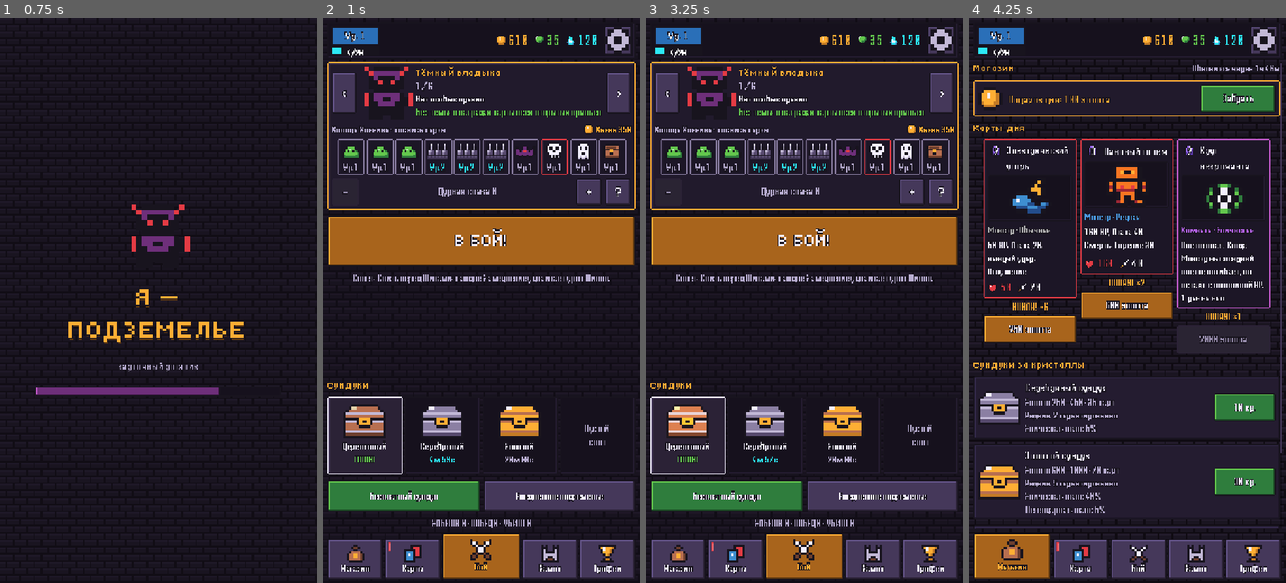
Above: before the commit, frames 1-4 (left to right).
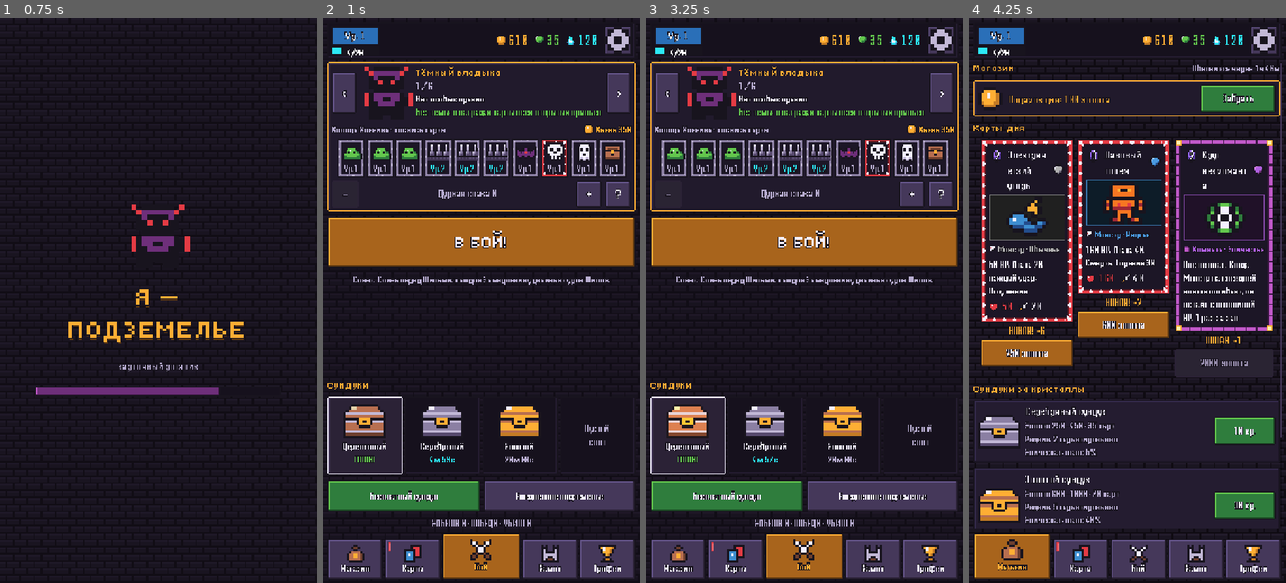
Above: after the commit, the same moments.

Repository: evgengoldwar/NeonPrime
Game: Godot game, scene res://tools/ui_shots.tscn
The game is run twice, just before and just after one commit, with the same random seed, the same clock (stepped at 60 frames per second) and the same inputs. This scene is started directly instead of the project's main scene.
Inputs (mouse positions are in pixels of both pictures, inside the frame that each line leads up to):
- Up to frame 1 (0.75 s): tap Enter at 0.5 s; move the mouse to (228, 272) at 0.52 s; click (228, 272) at 0.67 s
- Up to frame 2 (1 s): no input
- Up to frame 3 (3.25 s): click (940, 40) at 1.27 s; click (943, 63) at 2.02 s; click (943, 91) at 2.77 s
- Up to frame 4 (4.25 s): click "<" at 3.5 s

Frame 1 is identical in both runs. In frame 2, 4.8% of the frame differs, in the area x 1-99%, y 21-48%; in frame 3, 4.8%; in frame 4, 22%, in the area x 1-99%, y 21-91%.

Commit message:
Карты: рамка по типу и камень редкости
- Свой узор рамки для каждого типа: заклёпки (Ловушка), клыки (Монстр), кладка с золотыми углами (Комната), руны со срезанными углами (Заклинание)
- Две версии рамки: крупная для карточек, мелкая для мини-карт и боя
- Камень редкости на каждой карте, фон картинки в цвет редкости
- Значок типа в строке «Тип · Редкость»

Co-Authored-By: Claude Opus 5.5 <noreply@anthropic.com>
Claude-Session: https://claude.ai/code/session_01CBXFTShUYY1UPBHpFGh8b6

Diff:
--- a/scripts/screens/battle.gd
+++ b/scripts/screens/battle.gd
@@ -369,7 +369,7 @@
 	var up: bool = b.card_up(c)
 	var d: Dictionary = b.def_of(c)
 	var h := UI.hbox(10)
-	var art := UI.framed(UI.card_frame(c.id), 4)
+	var art := UI.framed(UI.card_frame(c.id, true), 6)
 	art.size_flags_vertical = Control.SIZE_SHRINK_CENTER
 	art.add_child(UI.card_icon(c.id, 5))
 	h.add_child(art)
--- a/scripts/screens/menu.gd
+++ b/scripts/screens/menu.gd
@@ -330,7 +330,7 @@
 
 ## Значок карты колоды: рамка типа, картинка, уровень.
 func _deck_tile(id: String, lvl: int) -> Control:
-	var t := UI.framed(UI.card_frame(id), 3)
+	var t := UI.framed(UI.card_frame(id, true), 5)
 	t.custom_minimum_size = Vector2(62, 74)
 	var v := UI.vbox(0)
 	t.add_child(v)
--- a/scripts/ui/ui.gd
+++ b/scripts/ui/ui.gd
@@ -85,10 +85,18 @@
 		return style(PANEL, 0, INK, 2, pad)
 	var s := StyleBoxTexture.new()
 	s.texture = t
-	s.texture_margin_left = FRAME_MARGIN
-	s.texture_margin_right = FRAME_MARGIN
-	s.texture_margin_top = FRAME_MARGIN
-	s.texture_margin_bottom = FRAME_MARGIN
+	# Рамки карт: углы 8×8 (×3, мелкие ×2) не растягиваются, узор по краю повторяется.
+	var card := name.begins_with("card_") and name != "card_selected"
+	var mg := FRAME_MARGIN
+	if card:
+		mg = 16 if name.ends_with("_small") else 24
+	if card:
+		s.axis_stretch_horizontal = StyleBoxTexture.AXIS_STRETCH_MODE_TILE_FIT
+		s.axis_stretch_vertical = StyleBoxTexture.AXIS_STRETCH_MODE_TILE_FIT
+	s.texture_margin_left = mg
+	s.texture_margin_right = mg
+	s.texture_margin_top = mg
+	s.texture_margin_bottom = mg
 	s.content_margin_left = pad
 	s.content_margin_right = pad
 	s.content_margin_top = pad
@@ -421,8 +429,9 @@
 	return Data.TYPE_COLORS.get(Data.cards.get(id, {}).get("type", "trap"), Color.GRAY)
 
 
-static func card_frame(id: String) -> String:
-	return "card_" + str(Data.cards.get(id, {}).get("type", "trap"))
+## Рамка типа карты. small — для мини-карт, клеток боя и значков.
+static func card_frame(id: String, small: bool = false) -> String:
+	return "card_" + str(Data.cards.get(id, {}).get("type", "trap")) + ("_small" if small else "")
 
 
 ## Значок стоимости: кристалл Тьмы с числом.
@@ -446,7 +455,7 @@
 ## Полная карточка (награды, магазин, колода).
 static func card_view(id: String, up: bool = false, w: int = 200, lvl: int = 1) -> PanelContainer:
 	var d: Dictionary = Data.cdef(id, up, lvl)
-	var p := framed(card_frame(id), 10)
+	var p := framed(card_frame(id, w < 190), 20 if w >= 190 else 14)
 	# Большие карточки (окно карты) ниже: иначе под текстом пустое поле.
 	p.custom_minimum_size = Vector2(w, int(w * (1.15 if w >= 280 else 1.45)))
 	var v := vbox(6)
@@ -462,11 +471,14 @@
 		var lb := level_badge(lvl, 16)
 		lb.size_flags_vertical = Control.SIZE_SHRINK_CENTER
 		top.add_child(lb)
-	# Картинка крупная и растёт вместе с карточкой.
-	var art := framed("panel_dark", 4)
+	top.add_child(rarity_gem(d.rarity, 4 if w >= 190 else 3))
+	# Картинка крупная, фон и рамка картинки — цвета редкости.
+	var rc: Color = Data.RARITY_COLORS.get(d.rarity, DIM)
+	var art := PanelContainer.new()
+	art.add_theme_stylebox_override("panel", style(rc.darkened(0.82), 0, rc.darkened(0.25), 2, 4))
 	art.add_child(center(card_icon(id, clampi(w / 26, 5, 12))))
 	v.add_child(art)
-	v.add_child(label("%s · %s" % [Data.TYPE_NAMES.get(d.type, ""), Data.RARITY_NAMES.get(d.rarity, "")], 16, Data.RARITY_COLORS.get(d.rarity, DIM)))
+	v.add_child(type_line(d.type, d.rarity, 16))
 	var txt := label(Data.card_text(id, up, lvl), 20 if w >= 280 else 16, TEXT)
 	txt.size_flags_vertical = Control.SIZE_EXPAND_FILL
 	v.add_child(txt)
@@ -480,23 +492,44 @@
 	return p
 
 
+## Камень редкости: серый, синий, фиолетовый, золотой.
+static func rarity_gem(rarity: String, scale: int = 3) -> TextureRect:
+	var g := icon("rarity/" + rarity, scale)
+	g.size_flags_vertical = Control.SIZE_SHRINK_CENTER
+	g.tooltip_text = Data.RARITY_NAMES.get(rarity, "")
+	return g
+
+
+## Строка «[значок типа] Ловушка · Обычная» цветом редкости.
+static func type_line(type: String, rarity: String, size: int = 16) -> HBoxContainer:
+	var h := hbox(4)
+	var ic := icon("icons/type_" + type, 2)
+	ic.size_flags_vertical = Control.SIZE_SHRINK_CENTER
+	h.add_child(ic)
+	h.add_child(label("%s · %s" % [Data.TYPE_NAMES.get(type, ""), Data.RARITY_NAMES.get(rarity, "")], size, Data.RARITY_COLORS.get(rarity, DIM), HORIZONTAL_ALIGNMENT_LEFT, false))
+	return h
+
+
 ## Компактная карта для руки: стоимость, картинка, название.
 static func mini_card(c: Dictionary, w: int, h: int, cost_override: int = -1) -> PanelContainer:
 	var up: bool = c.get("up", false) or c.get("temp_up", false)
 	var lvl := int(c.get("lvl", 1))
 	var d: Dictionary = Data.cdef(c.id, up, lvl)
-	var p := framed(card_frame(c.id), 6)
+	var p := framed(card_frame(c.id, true), 10)
 	p.custom_minimum_size = Vector2(w, h)
 	var v := vbox(2)
 	p.add_child(v)
 	var cost := cost_override if cost_override >= 0 else int(d.cost)
 	var head := hbox(2)
 	head.add_child(cost_badge(cost))
+	var sp := spacer(0)
+	sp.size_flags_horizontal = Control.SIZE_EXPAND_FILL
+	head.add_child(sp)
 	if lvl > 1:
-		var sp := spacer(0)
-		sp.size_flags_horizontal = Control.SIZE_EXPAND_FILL
-		head.add_child(sp)
 		head.add_child(level_badge(lvl, 16))
+	var gem := rarity_gem(d.rarity, 3)
+	gem.size_flags_vertical = Control.SIZE_SHRINK_CENTER
+	head.add_child(gem)
 	v.add_child(head)
 	var ic := card_icon(c.id, 4)
 	ic.size_flags_vertical = Control.SIZE_EXPAND_FILL
Binary file added: assets/sprites/icons/type_monster.png
Not shown, added: assets/sprites/icons/type_monster.png.import
Binary file added: assets/sprites/icons/type_room.png
Not shown, added: assets/sprites/icons/type_room.png.import
Binary file added: assets/sprites/icons/type_spell.png
Not shown, added: assets/sprites/icons/type_spell.png.import
Binary file added: assets/sprites/icons/type_trap.png
Not shown, added: assets/sprites/icons/type_trap.png.import
Binary file added: assets/sprites/rarity/common.png
Not shown, added: assets/sprites/rarity/common.png.import
Binary file added: assets/sprites/rarity/epic.png
Not shown, added: assets/sprites/rarity/epic.png.import
(and 19 more such lines)
